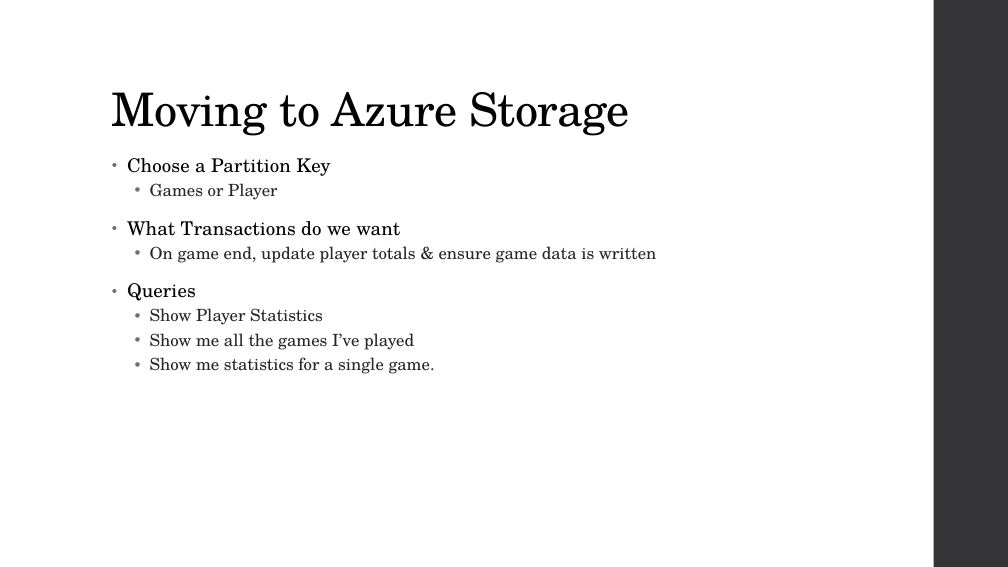
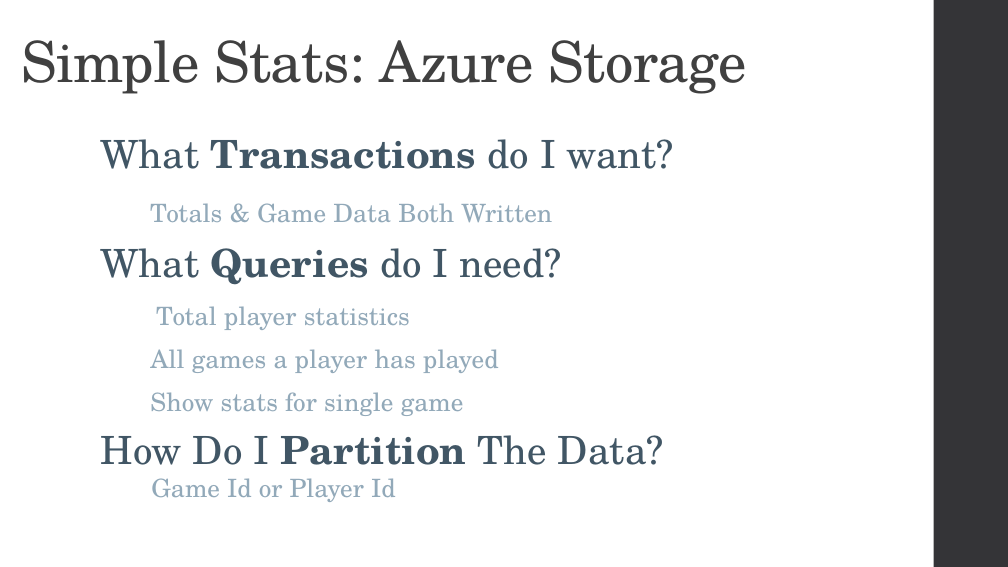
Before and after one commit to CaitieM20/DotNetConf, a slide deck: slide 21 of Patterns & Best Practices For Moving From RDBMS to Azure Storage.pptx. Drawn at 1008x567 pixels with LibreOffice and Linux fonts; fonts in the diff are those of the drawing. Boxes give left, top, right and bottom in pixels: in the first picture for what was removed or moved away, otherwise in the second. Text is boxed around its words. In the diff, an @@ line names an element or a change of style, - is before the commit and + after.

Commit message:
Power Point Slides Simple Stats

```diff
--- a/Patterns & Best Practices For Moving From RDBMS to Azure Storage.pptx
+++ b/Patterns & Best Practices For Moving From RDBMS to Azure Storage.pptx
@@ title at (x1=21, y1=40, x2=747, y2=94): text changed; size 44 to 54 pt; text colour #000000 to #404040 @@
-Moving to Azure Storage
+Simple Stats: Azure Storage
@@ text at (x1=101, y1=139, x2=674, y2=502): text changed; size 16 to 24.1 pt; text colour #262626 to #92A9B9 @@
-• Choose a Partition Key
-  • Games or Player
-• What Transactions do we want
-  • On game end, update player totals & ensure game data is written
-• Queries
-  • Show Player Statistics
-  • Show me all the games I’ve played
-  • Show me statistics for a single game.
+What Transactions do I want?
+Totals & Game Data Both Written
+What Queries do I need?
+Total player statistics
+All games a player has played
+Show stats for single game
+How Do I Partition The Data?
+  Game Id or Player Id
```
Also in this commit, not shown: 13 other slides changed, 14 slides added, 13 slides removed, 3 other files.
